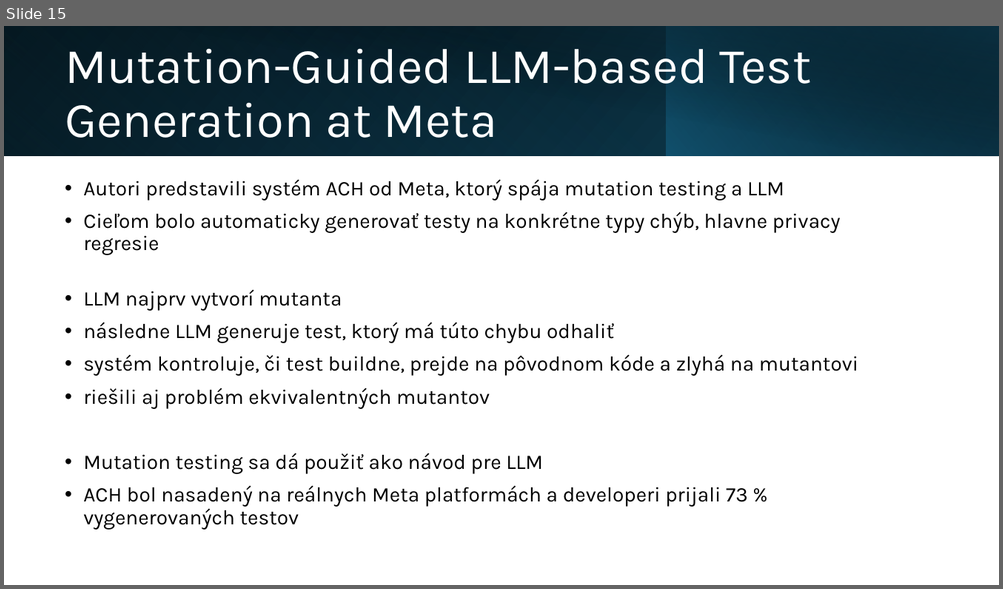
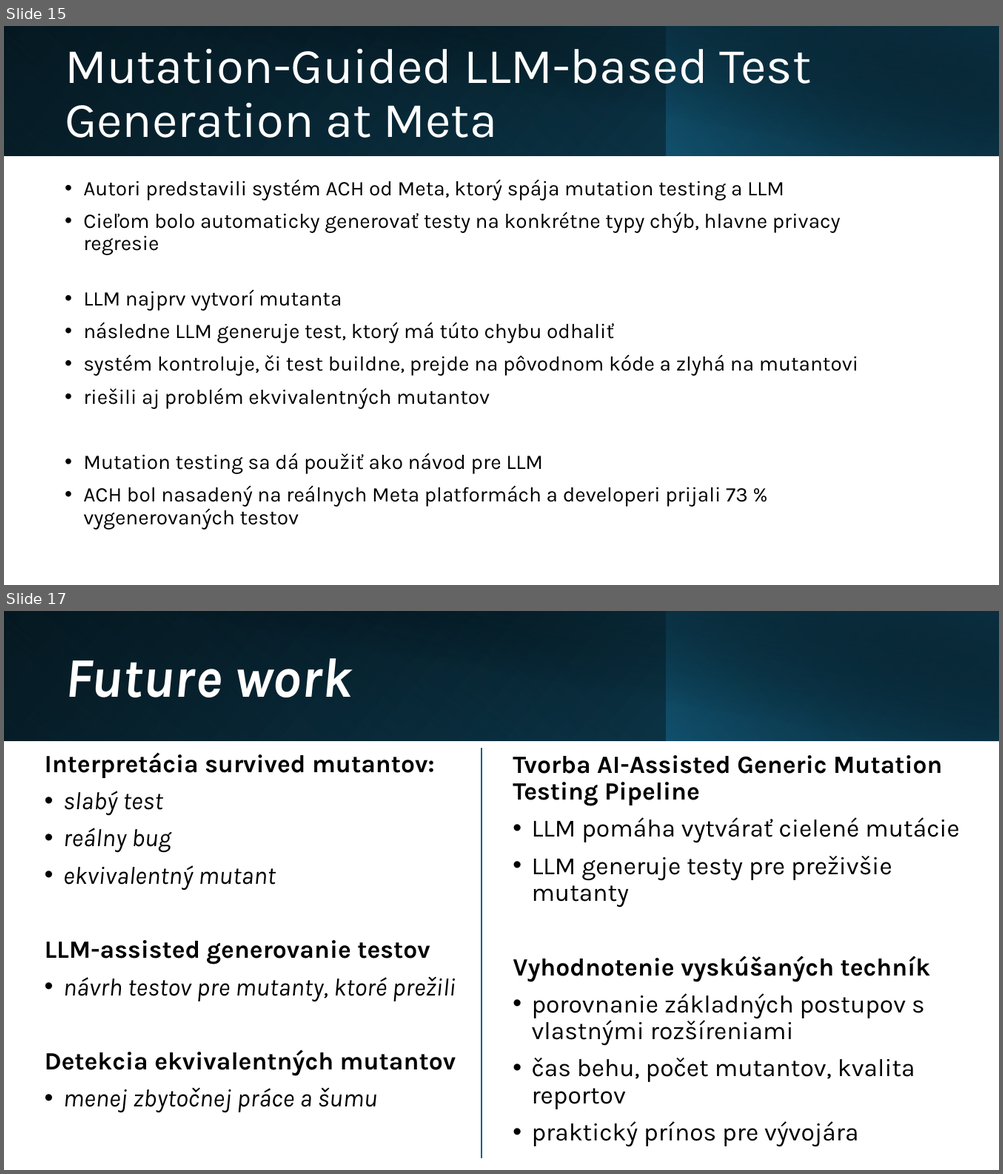
Before and after one commit to lexendo/ai-mutation-testing, a slide deck: docs/Prezentacia.pptx. Shown one above the other, each under a label of ours: slide 15 before the commit, slides 15 and 17 after it; the slides between them are not shown. The pictures are 1003x589 and 1003x1174 pixels, drawn with LibreOffice and Linux fonts; fonts in the diff are those of the drawing. Boxes give left, top, right and bottom in pixels: in the first picture for what was removed or moved away, otherwise in the second. Text is boxed around its words. In the diff, an @@ line names an element or a change of style, - is before the commit and + after.

```diff
--- a/docs/Prezentacia.pptx
+++ b/docs/Prezentacia.pptx
@@ slide 17 added at (4, 611, 999, 1170), background #FFFFFF @@
@@ rectangle added at (4, 611, 999, 741), fill gradient #000000 to #104862 @@
@@ rectangle added at (4, 611, 666, 741), fill gradient #156082 to #0B3041 @@
@@ rectangle added at (41, 611, 999, 741), fill gradient #000000 to #0B3041 @@
@@ rectangle added at (666, 611, 999, 741), fill gradient #156082 to #000000 @@
@@ title added at (65, 658, 350, 698), 54 pt, text #FFFFFF, bold, italic @@
+Future work
@@ text added at (45, 752, 455, 1113), 24 pt, text #000000, italic @@
+Interpretácia survived mutantov:
+• slabý test
+• reálny bug
+• ekvivalentný mutant
+LLM-assisted generovanie testov
+• návrh testov pre mutanty, ktoré prežili
+Detekcia ekvivalentných mutantov
+• menej zbytočnej práce a šumu
@@ line added from (481, 749) to (481, 1159), #156082 1.5 pt @@
@@ text added at (512, 755, 959, 1147), 24 pt, text #000000 @@
+Tvorba AI-Assisted Generic Mutation Testing Pipeline
+• LLM pomáha vytvárať cielené mutácie
+• LLM generuje testy pre preživšie mutanty
+Vyhodnotenie vyskúšaných techník
+• porovnanie základných postupov s vlastnými rozšíreniami
+• čas behu, počet mutantov, kvalita reportov
+• praktický prínos pre vývojára
```
Also in this commit, not shown: 2 slides changed, 1 other slide added, 1 other file.
